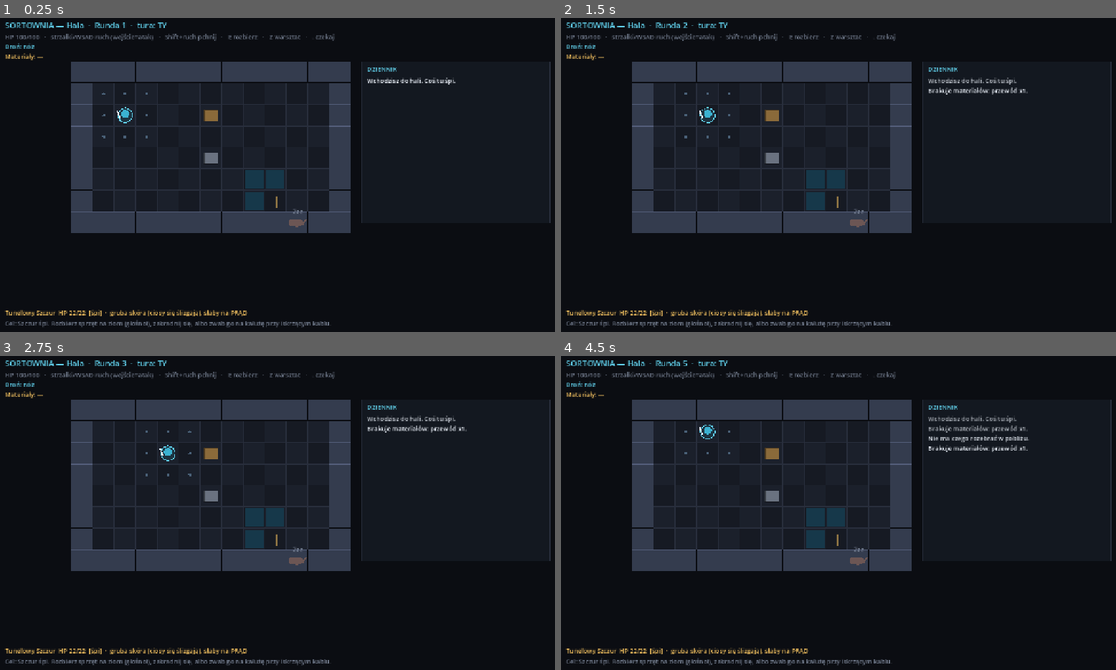
Above: before the commit, frames 1-4 (two rows, left to right).
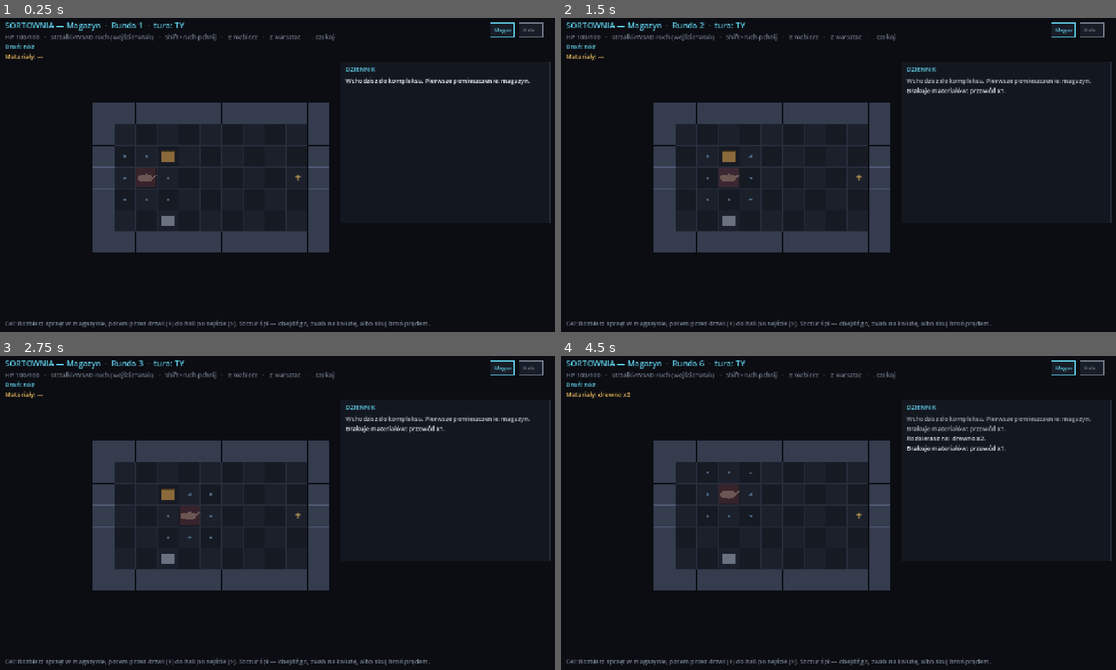
Above: after the commit, the same moments.

Repository: misiumen/crawlergame
Game: Godot game, scene res://scenes/Slice.tscn
The game is run twice, just before and just after one commit, with the same random seed, the same clock (stepped at 60 frames per second) and the same inputs.
Inputs:
- Up to frame 1 (0.25 s): no input
- Up to frame 2 (1.5 s): tap Enter at 0.5 s; hold Right 0.53-1.28 s; tap Z at 0.6 s; tap Space at 1.25 s; hold Down from 1.28 s (still down); tap 1 at 1.35 s
- Up to frame 3 (2.75 s): tap Enter at 2 s; release Down at 2.03 s; hold Right from 2.03 s (still down); hold Shift from 2.03 s (still down)
- Up to frame 4 (4.5 s): tap Space at 2.75 s; release Right at 2.78 s; release Shift at 2.78 s; hold Up 2.78-3.53 s; tap E at 2.85 s; hold Left from 3.53 s (still down); tap Z at 3.6 s; tap Enter at 4.25 s; tap 1 at 4.35 s

The runs differ from the first frame. In frame 1, 21% of the frame differs, in the area x 0-98%, y 1-99%; in frame 2, 21%; in frame 3, 21%; in frame 4, 22%.

Commit message:
Phase 2 (multi-room floor): doors, room transitions, minimap, persistent inventory
sim/floor.gd manages a room graph: a storage room (scavenge) + a hall (trap, sleeping rat, stairs down), linked by doors. Stepping on a door swaps the active room sim; the player, run materials, and per-room state (dismantled objects, enemy HP/awareness) all persist. BoardView renders doors/stairs, a minimap, the room name, and re-centres on transition. 66 GDScript checks green (added test_floor); exe rebuilt + boots clean.

Co-Authored-By: Claude Opus 4.8 <noreply@anthropic.com>

Diff:
--- a/godot/scenes/BoardView.gd
+++ b/godot/scenes/BoardView.gd
@@ -17,6 +17,7 @@
 const COL_PLAYER := Color("60cee9")
 const COL_RAT := Color("6c5654")
 const COL_RED := Color("e45656")
+const COL_GREEN := Color("76ce8a")
 const COL_CYAN := Color("60cee9")
 const COL_AMBER := Color("f4c260")
 const COL_DIM := Color("768092")
@@ -34,6 +35,8 @@
 var _log: Array = []              # recent narration lines (Polish)
 var _hint := ""
 var _craft_open := false
+var floor: Floor
+var _done := false
 
 func _ready() -> void:
 	_font = ThemeDB.fallback_font
@@ -41,17 +44,43 @@
 	set_process(true)
 
 func _build() -> void:
-	var enc := Encounters.intake()
-	sim = CombatSim.new(enc["board"], enc["entities"], enc["player_id"], 1337)
-	_hint = enc.get("hint", "")
-	_log = ["Wchodzisz do hali. Coś tu śpi."]
+	var data := Encounters.floor()
+	floor = Floor.new(data)
+	sim = floor.sim
+	_hint = data.get("hint", "")
+	_log = ["Wchodzisz do kompleksu. Pierwsze pomieszczenie: magazyn."]
+	_recenter()
+	_reset_visuals()
+
+func _recenter() -> void:
 	var bw: int = sim.board.w * TILE
-	_origin = Vector2((1280 - bw) / 2.0 - 140, 110)   # leave room for the log on the right
+	var bh: int = sim.board.h * TILE
+	_origin = Vector2((1280 - bw) / 2.0 - 140, (720 - bh) / 2.0 + 10)
+
+func _reset_visuals() -> void:
+	_vpos.clear(); _vtarget.clear(); _flash.clear(); _dying.clear(); _floaters.clear()
 	for id in sim.entities:
 		var c: Vector2 = _cell_px(sim.entities[id].cell)
 		_vpos[id] = c
 		_vtarget[id] = c
 	queue_redraw()
+
+func _check_transition() -> void:
+	if floor == null:
+		return
+	var r = floor.try_transition()
+	if r == null:
+		return
+	if r.get("descend", false):
+		_add_banner("ZEJŚCIE NIŻEJ")
+		_log_push("Schodzisz w dół. (Koniec dema.)")
+		_done = true
+		queue_redraw()
+		return
+	sim = floor.sim
+	_recenter()
+	_reset_visuals()
+	_log_push("Przechodzisz do: %s." % r.get("name", "?"))
 
 func _cell_px(c: Vector2i) -> Vector2:
 	return _origin + Vector2(c.x * TILE + TILE / 2.0, c.y * TILE + TILE / 2.0)
@@ -93,7 +122,10 @@
 
 # ---------- public action drivers (also called by headless tests) ----------
 func handle_dir(dir: Vector2i) -> void:
+	if _done:
+		return
 	_animate(sim.player_move(dir))
+	_check_transition()
 
 func handle_shove(dir: Vector2i) -> void:
 	_animate(sim.player_shove(dir))
@@ -241,6 +273,7 @@
 				"water": draw_rect(Rect2(r.position + Vector2(3, 3), Vector2(TILE - 7, TILE - 7)), COL_WATER)
 				"wire": _draw_glyph("|", c, COL_WIRE)
 				"gas": _draw_glyph("G", c, COL_GAS)
+	_draw_exits()
 	# reachable dots around player
 	var p := sim.player()
 	for d in [Vector2i.LEFT, Vector2i.RIGHT, Vector2i.UP, Vector2i.DOWN,
@@ -289,6 +322,33 @@
 	_draw_ellipse(pos, 15, 9, body)                                     # body
 	draw_circle(pos + Vector2(-13, 0), 7, body)                         # head
 
+func _draw_exits() -> void:
+	if floor == null:
+		return
+	for cell in floor.rooms[floor.current]["exits"]:
+		var ex: Dictionary = floor.rooms[floor.current]["exits"][cell]
+		if ex.get("descend", false):
+			draw_rect(Rect2(_cell_px(cell) - Vector2(TILE / 2.0 - 3, TILE / 2.0 - 3), Vector2(TILE - 7, TILE - 7)),
+				Color(COL_GREEN, 0.18))
+			_draw_glyph(">", cell, COL_GREEN)
+		else:
+			_draw_glyph("+", cell, COL_AMBER)
+
+func _draw_minimap() -> void:
+	if floor == null:
+		return
+	var n: int = floor.rooms.size()
+	var bx: float = 1280 - 28 - n * 64
+	for i in n:
+		var rx: float = bx + i * 64
+		var col: Color = COL_CYAN if i == floor.current else COL_DIM
+		draw_rect(Rect2(rx, 24, 52, 30), Color(0.10, 0.12, 0.16, 0.92))
+		draw_rect(Rect2(rx, 24, 52, 30), col, false, 2.0)
+		draw_string(_font, Vector2(rx + 8, 44), floor.rooms[i]["name"].substr(0, 5),
+			HORIZONTAL_ALIGNMENT_LEFT, -1, 12, col)
+		if i < n - 1:
+			draw_line(Vector2(rx + 52, 39), Vector2(rx + 64, 39), COL_DIM, 1.0)
+
 func _draw_object(e: CombatEntity, pos: Vector2, fade: float) -> void:
 	var col := Color("8a6a3a") if "wood" in e.tags else Color("6a7280")
 	col.a = fade
@@ -340,8 +400,9 @@
 
 func _draw_hud() -> void:
 	var p := sim.player()
-	draw_string(_font, Vector2(40, 36), "SORTOWNIA — Hala  ·  Runda %d  ·  tura: %s"
-		% [sim.round_num, "TY" if sim.side == "player" else "wrogowie"],
+	_draw_minimap()
+	draw_string(_font, Vector2(40, 36), "SORTOWNIA — %s  ·  Runda %d  ·  tura: %s"
+		% [floor.current_name() if floor else "?", sim.round_num, "TY" if sim.side == "player" else "wrogowie"],
 		HORIZONTAL_ALIGNMENT_LEFT, -1, 18, COL_CYAN)
 	draw_string(_font, Vector2(40, 60),
 		"HP %d/%d   ·   strzałki/WSAD ruch (wejście=atak)   ·   Shift+ruch pchnij   ·   E rozbierz   ·   Z warsztat   ·   . czekaj"
--- a/godot/sim/combat.gd
+++ b/godot/sim/combat.gd
@@ -24,10 +24,12 @@
 	Vector2i(1, 1), Vector2i(-1, 1), Vector2i(1, -1), Vector2i(-1, -1)]
 const SIGHT := 4                  # an enemy notices you within this many tiles
 
-func _init(_board: Board, _entities: Dictionary, _player_id: int, seed_value: int = 0) -> void:
+func _init(_board: Board, _entities: Dictionary, _player_id: int, seed_value: int = 0,
+		_materials: Dictionary = {}) -> void:
 	board = _board
 	entities = _entities
 	player_id = _player_id
+	materials = _materials             # shared across rooms when driven by a Floor
 	rng.seed = seed_value
 
 func player() -> CombatEntity:
--- a/godot/sim/encounters.gd
+++ b/godot/sim/encounters.gd
@@ -52,3 +52,61 @@
 		"hint": "Szczur śpi. Rozbierz sprzęt na złom (głośno!), zakradnij się, "
 			+ "albo zwab go na kałużę przy iskrzącym kablu.",
 	}
+
+## A small two-room floor: a storage room (scavenge) connected by a door to a
+## hall with the conductive trap, the sleeping rat, and the stairs down.
+static func floor() -> Dictionary:
+	var player := CombatEntity.new(1, "Bezimienny", 100, 14, ["humanoid"])
+
+	# Room 0 — Magazyn (storage): furniture to dismantle, a door east.
+	var ba := Board.from_ascii([
+		"###########",
+		"#.........#",
+		"#..T......#",
+		"#.........#",   # door east at (9,3) -> Hala
+		"#.........#",
+		"#..C......#",
+		"###########",
+	])
+	var table := CombatEntity.new(3, "Drewniany stół", 6, 5, ["furniture", "wood", "salvageable"])
+	table.faction = "object"; table.affordances = ["inspect", "salvage", "break"]; table.cell = Vector2i(3, 2)
+	var cabinet := CombatEntity.new(4, "Szafka z elektroniką", 8, 6, ["furniture", "metal", "electric", "salvageable"])
+	cabinet.faction = "object"; cabinet.affordances = ["inspect", "salvage", "break"]; cabinet.cell = Vector2i(3, 5)
+	ba.place(3, table.cell); ba.place(4, cabinet.cell)
+	var room_a := {
+		"name": "Magazyn", "board": ba, "entities": {3: table, 4: cabinet},
+		"exits": {Vector2i(9, 3): {"to": 1, "at": Vector2i(2, 3)}},
+	}
+
+	# Room 1 — Hala (hall): conductive trap, sleeping rat, stairs down.
+	var bb := Board.from_ascii([
+		"#############",
+		"#...........#",
+		"#...........#",
+		"#...........#",   # entry from Magazyn at (2,3); door back at (1,3)
+		"#.....~~....#",   # water (6,4),(7,4)
+		"#.....~|....#",   # water (6,5), wire (7,5)
+		"#...........#",   # stairs down at (11,6)
+		"#############",
+	])
+	var rat := CombatEntity.new(2, "Tunelowy Szczur", 22, 13,
+		["organic", "quadruped", "thick_hide", "shock_weak"])
+	rat.faction = "enemy"; rat.cell = Vector2i(10, 3); rat.aware = false
+	bb.place(2, rat.cell)
+	var room_b := {
+		"name": "Hala", "board": bb, "entities": {2: rat},
+		"exits": {
+			Vector2i(1, 3): {"to": 0, "at": Vector2i(8, 3)},
+			Vector2i(11, 6): {"descend": true},
+		},
+	}
+
+	return {
+		"rooms": [room_a, room_b],
+		"player": player,
+		"inv": {},
+		"start": 0,
+		"start_cell": Vector2i(2, 3),
+		"hint": "Rozbierz sprzęt w magazynie, potem przez drzwi (+) do hali po zejście (>). "
+			+ "Szczur śpi — obejdź go, zwab na kałużę, albo skuj broń prądem.",
+	}
--- /dev/null
+++ b/godot/sim/floor.gd
@@ -0,0 +1,50 @@
+class_name Floor
+extends RefCounted
+## A floor = several rooms connected by doors. Holds the shared player + run
+## inventory and swaps the active CombatSim when you step through a door. Room
+## state (dismantled objects, enemy HP/awareness) persists because each room's
+## board + entities are long-lived objects, mutated in place.
+
+var rooms: Array = []             # [{name, board, entities(no player), exits, ...}]
+var player: CombatEntity
+var inv: Dictionary = {}          # run materials, shared across rooms
+var current: int = -1
+var sim: CombatSim
+var descended: bool = false
+
+func _init(data: Dictionary) -> void:
+	rooms = data["rooms"]
+	player = data["player"]
+	inv = data.get("inv", {})
+	enter(int(data.get("start", 0)), data["start_cell"])
+
+func current_name() -> String:
+	return rooms[current].get("name", "?")
+
+func exit_at(cell: Vector2i) -> Variant:
+	return rooms[current]["exits"].get(cell, null)
+
+func enter(idx: int, entry: Vector2i) -> void:
+	if current >= 0:
+		(rooms[current]["board"] as Board).clear(player.cell)
+	current = idx
+	var room: Dictionary = rooms[idx]
+	var board: Board = room["board"]
+	player.cell = entry
+	board.place(player.id, entry)
+	var ents: Dictionary = {player.id: player}
+	for id in room["entities"]:
+		ents[id] = room["entities"][id]
+	sim = CombatSim.new(board, ents, player.id, 1337 + idx, inv)
+
+## Returns true if the player is standing on a door, and performs the move.
+## "descend" exits set `descended` and do not change rooms.
+func try_transition() -> Variant:
+	var ex = exit_at(player.cell)
+	if ex == null:
+		return null
+	if ex.get("descend", false):
+		descended = true
+		return {"descend": true}
+	enter(int(ex["to"]), ex["at"])
+	return {"to": current, "name": current_name()}
--- /dev/null
+++ b/godot/tests/test_floor.gd
@@ -0,0 +1,47 @@
+extends SceneTree
+## Headless floor tests: room transitions carry the player + inventory; the
+## stairs descend. Run: godot --headless --path godot -s res://tests/test_floor.gd
+
+var _f := 0
+var _n := 0
+func _ck(c: bool, l: String) -> void:
+	_n += 1
+	print(("  OK  " if c else "  XX  ") + l)
+	if not c: _f += 1
+
+func _initialize() -> void:
+	print("=== floor tests ===")
+	var fl := Floor.new(Encounters.floor())
+	_ck(fl.current == 0 and fl.current_name() == "Magazyn", "starts in room 0 (Magazyn)")
+	_ck(fl.sim.player().cell == Vector2i(2, 3), "player at start cell")
+	_ck(fl.rooms.size() == 2, "floor has two rooms")
+
+	fl.inv["złom"] = 5                                   # shared run inventory
+	_ck(fl.sim.materials.get("złom", 0) == 5, "inv is shared with the active room sim")
+
+	# walk east to the door (9,3) and step through
+	for i in 7:
+		fl.sim.player_move(Vector2i.RIGHT)
+	_ck(fl.sim.player().cell == Vector2i(9, 3), "reached the east door")
+	var r = fl.try_transition()
+	_ck(r != null and r.get("name") == "Hala", "transition into Hala")
+	_ck(fl.current == 1 and fl.sim.player().cell == Vector2i(2, 3), "entered Hala at the entry cell")
+	_ck(fl.sim.materials.get("złom", 0) == 5, "materials persist across rooms")
+	_ck(fl.sim.entities.has(2) and not (fl.sim.entities[2] as CombatEntity).aware,
+		"rat present and asleep in Hala")
+
+	# stairs descend
+	fl.player.cell = Vector2i(11, 6)
+	var d = fl.try_transition()
+	_ck(d != null and d.get("descend", false) and fl.descended, "stairs trigger descend")
+
+	# going back: from Hala's west door (1,3) -> Magazyn at (8,3)
+	fl.player.cell = Vector2i(1, 3)
+	var b = fl.try_transition()
+	_ck(b != null and b.get("name") == "Magazyn" and fl.sim.player().cell == Vector2i(8, 3),
+		"back door returns to Magazyn at the right cell")
+	# the table we never dismantled is still there (room state persists)
+	_ck(fl.sim.entities.has(3), "room state persists (furniture still present)")
+
+	print("=== %d checks, %d failed ===" % [_n, _f])
+	quit(_f)
